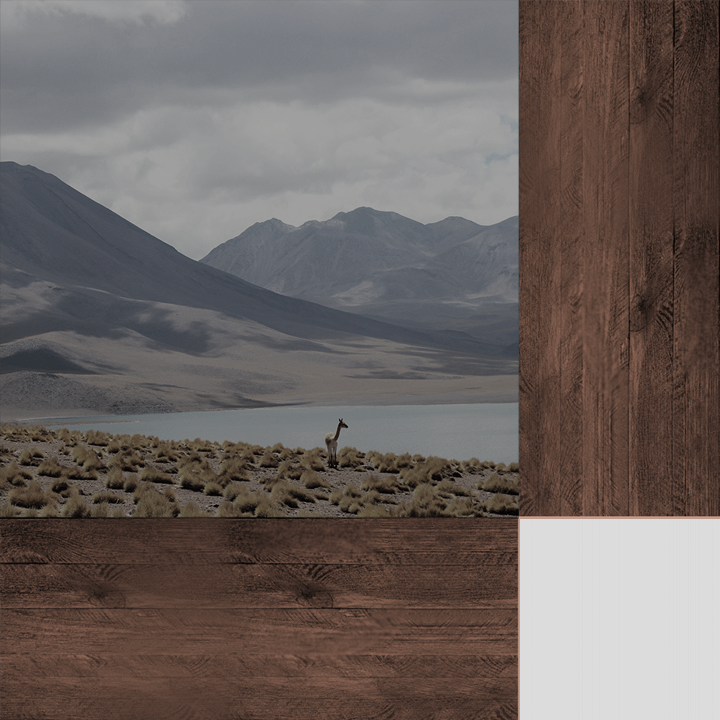
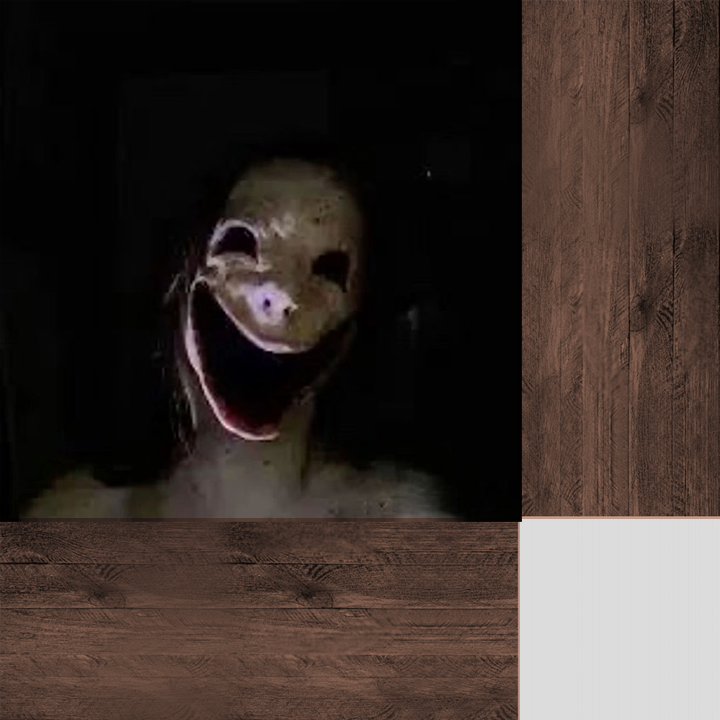
Comparing the layer stacks of the two w=720, h=720 images. Changes:
added layer "Layer 13" above "Layer 8" over (0, 0, 522, 522)
hid "Layer 10", painted on it over (0, 0, 520, 520)
showed "Layer 9", painted on it over (0, 0, 520, 520)
